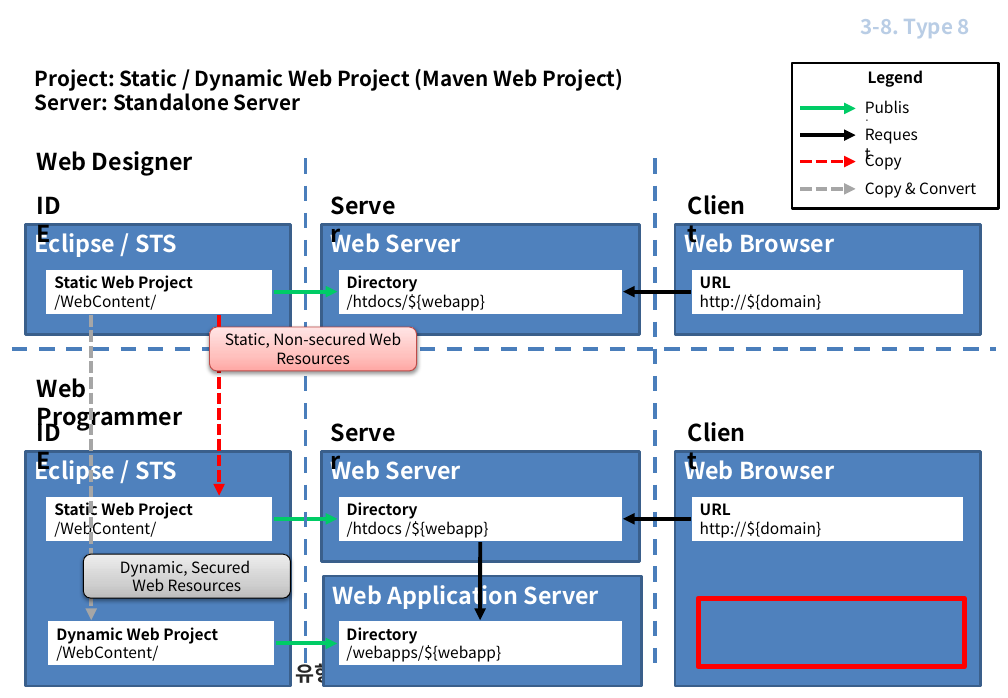
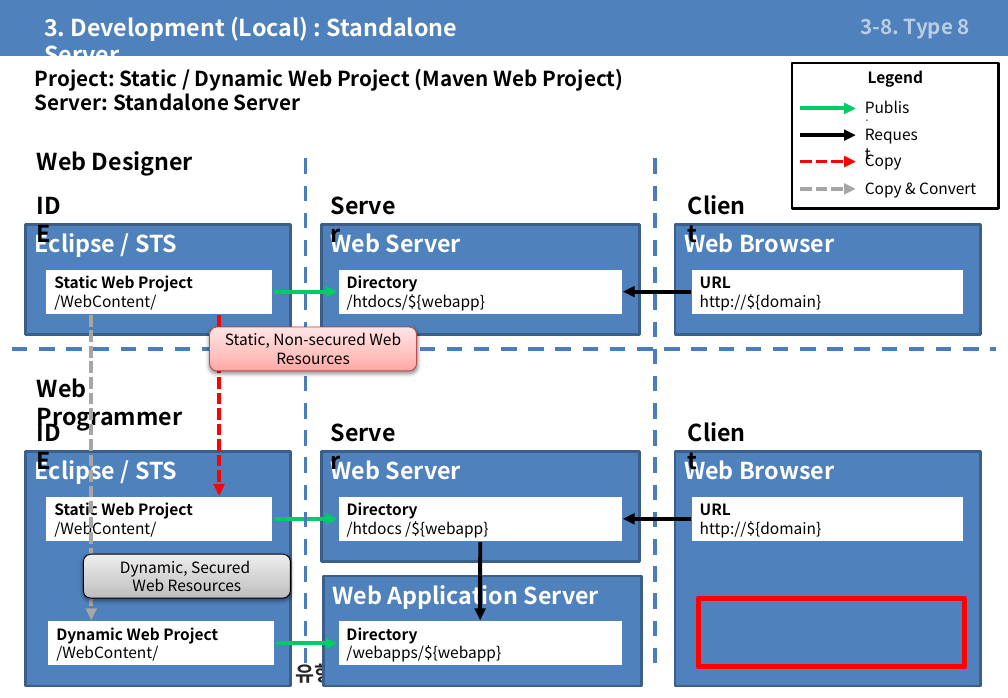
Before and after one commit to kwbaek/codelabor, a slide deck: slide 20 of documentation/0 architecture/develop/ide/Web Application 프로젝트 유형 구성 전략 v1.0.pptx. Drawn at 1008x698 pixels with LibreOffice and Linux fonts; fonts in the diff are those of the drawing. Boxes give left, top, right and bottom in pixels: in the first picture for what was removed or moved away, otherwise in the second. Text is boxed around its words. In the diff, an @@ line names an element or a change of style, - is before the commit and + after.

```diff
--- a/documentation/0 architecture/develop/ide/Web Application 프로젝트 유형 구성 전략 v1.0.pptx
+++ b/documentation/0 architecture/develop/ide/Web Application 프로젝트 유형 구성 전략 v1.0.pptx
@@ rectangle added at <box>0,0,1008,56</box>, fill #4F81BD @@
```
Also in this commit, not shown: 19 other slides changed.
